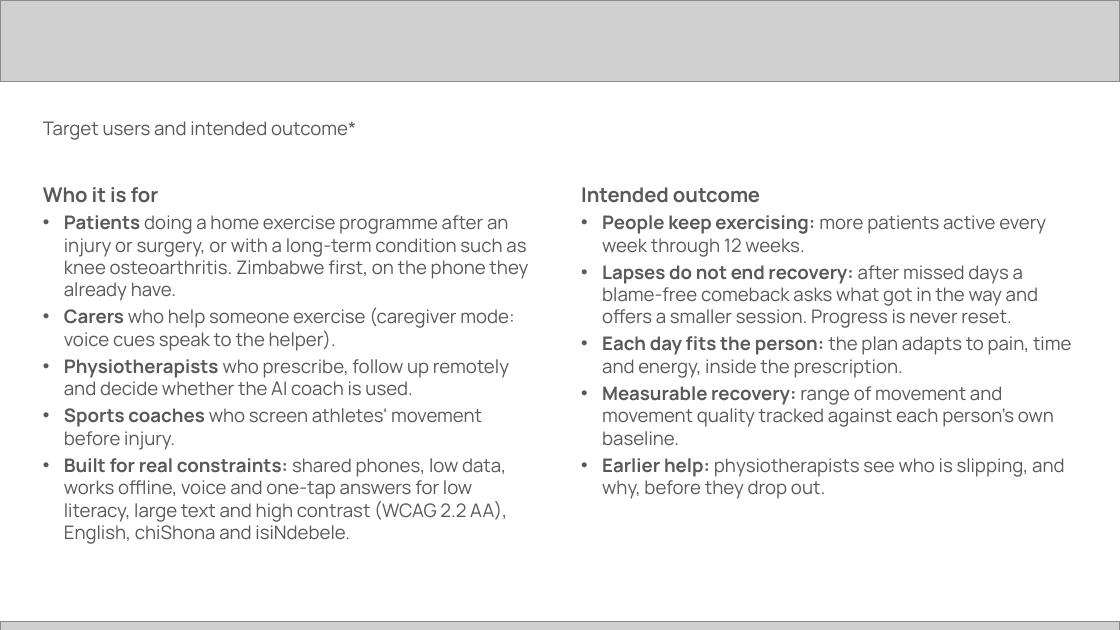
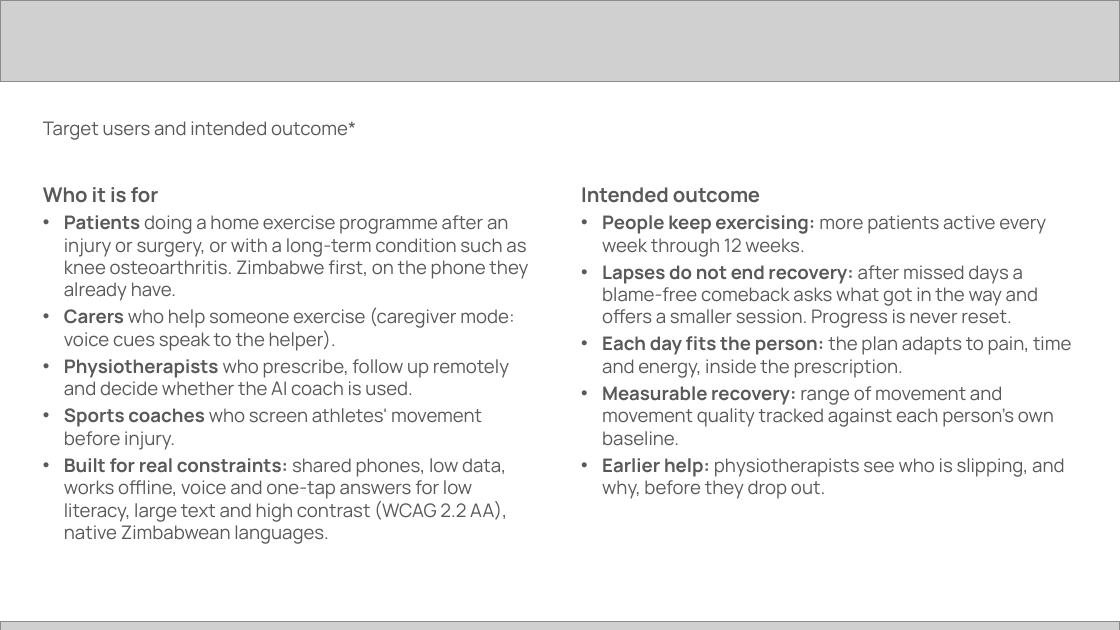
Before and after one commit to harrymakoni-netizen/Recover-Lens-, a slide deck: slide 5 of docs/hack2skill/RecoverLens-Future-Health-submission.pptx. Drawn at 1120x630 pixels with LibreOffice and Linux fonts; fonts in the diff are those of the drawing; grey boxes stand for pictures. Boxes give left, top, right and bottom in pixels: in the first picture for what was removed or moved away, otherwise in the second. Text is boxed around its words. In the diff, an @@ line names an element or a change of style, - is before the commit and + after.

```diff
--- a/docs/hack2skill/RecoverLens-Future-Health-submission.pptx
+++ b/docs/hack2skill/RecoverLens-Future-Health-submission.pptx
@@ text at <box>64,458,507,544</box>: text changed @@
-• Built for real constraints: shared phones, low data, works offline, voice and one-tap answers for low literacy, large text and high contrast (WCAG 2.2 AA), English, chiShona and isiNdebele.
+• Built for real constraints: shared phones, low data, works offline, voice and one-tap answers for low literacy, large text and high contrast (WCAG 2.2 AA), native Zimbabwean languages.
```
Also in this commit, not shown: 10 other slides changed, 2 other files.
